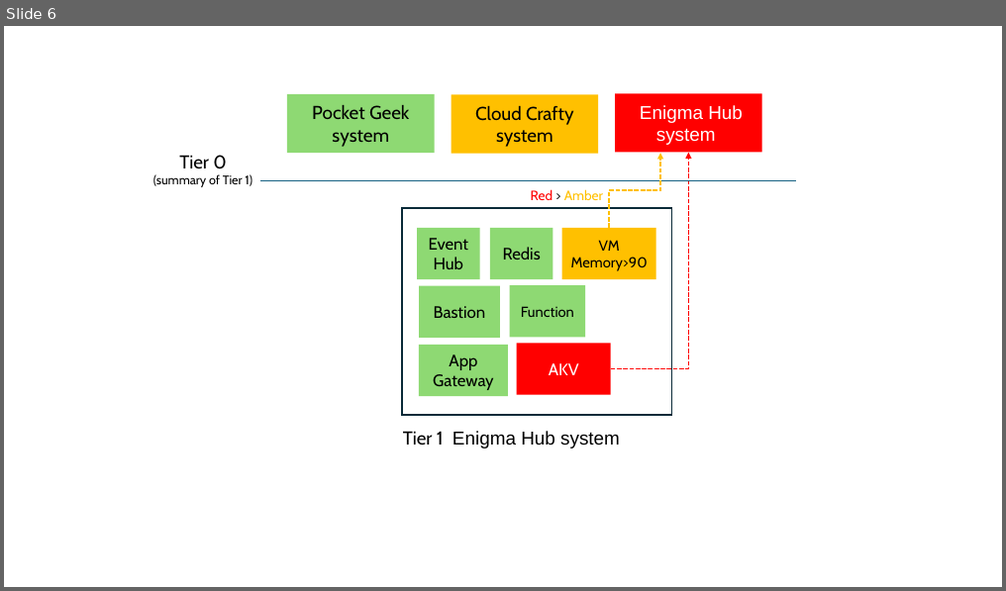
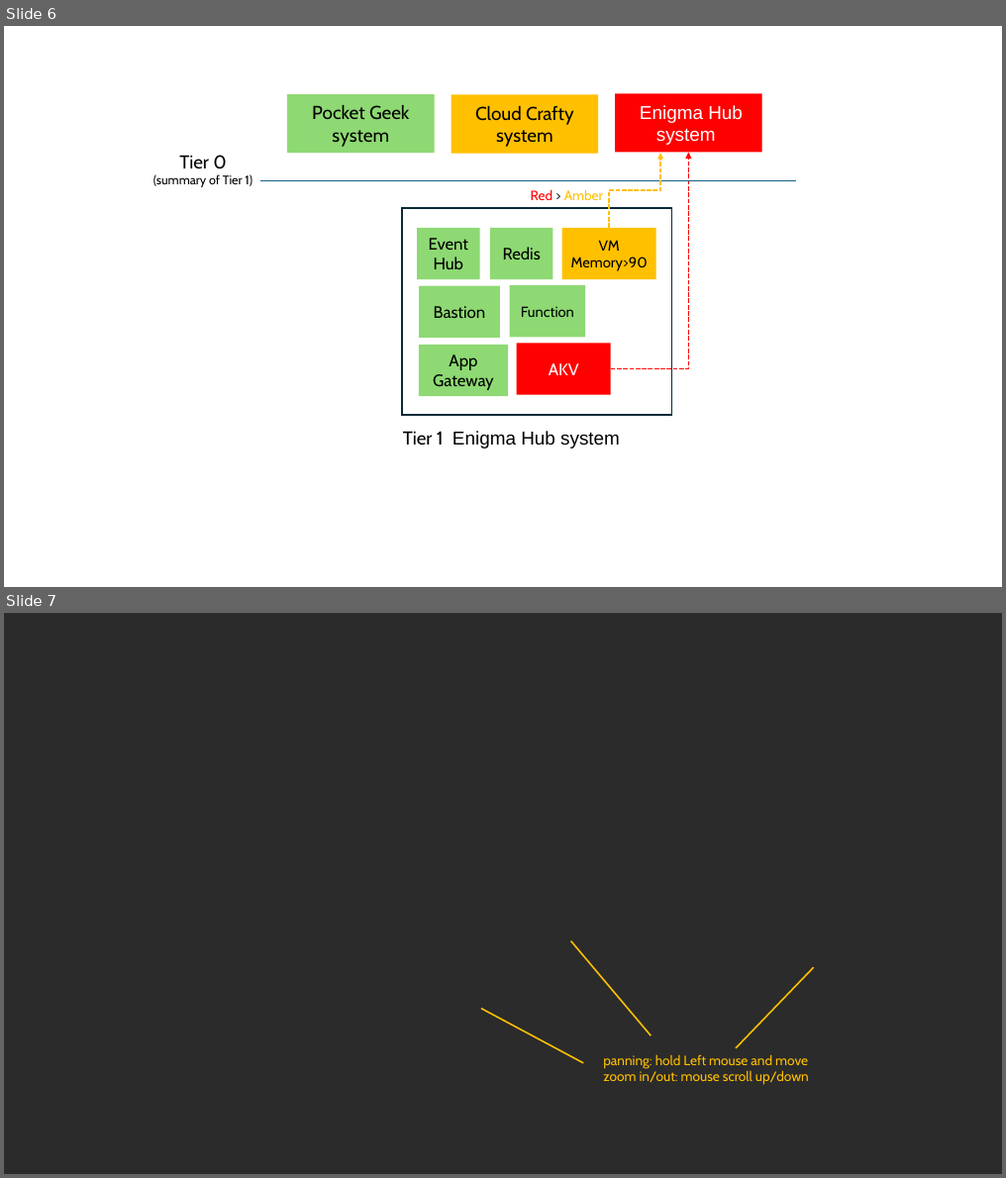
Before and after one commit to weixian-zhang/GCC-CWHD, a slide deck: doc/screenshots.pptx. Shown one above the other, each under a label of ours: slide 6 before the commit, slides 6 and 7 after it. The pictures are 1006x591 and 1006x1178 pixels, drawn with LibreOffice and Linux fonts; fonts in the diff are those of the drawing; background and template pictures are left out; a plain dark background stands for a picture behind light text. Boxes give left, top, right and bottom in pixels: in the first picture for what was removed or moved away, otherwise in the second. Text is boxed around its words. In the diff, an @@ line names an element or a change of style, - is before the commit and + after.

```diff
--- a/doc/screenshots.pptx
+++ b/doc/screenshots.pptx
@@ slide 7 added at box(4, 613, 1002, 1174), background picture (left out) @@
@@ line added from (571, 942) to (650, 1036), #FFC000 1.5 pt @@
@@ line added from (814, 967) to (737, 1049), #FFC000 1.5 pt @@
@@ line added from (481, 1009) to (583, 1063), #FFC000 1.5 pt @@
@@ text added at box(603, 1055, 809, 1085), 13 pt, text #FFC000 @@
+panning: hold Left mouse and move
+zoom in/out: mouse scroll up/down
```
Also in this commit, not shown: 2 other files.
